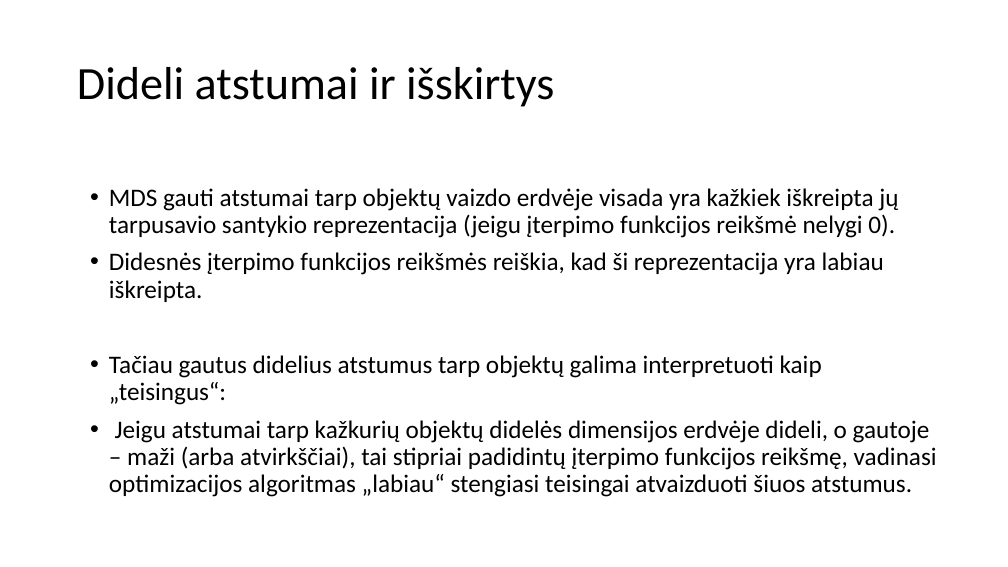
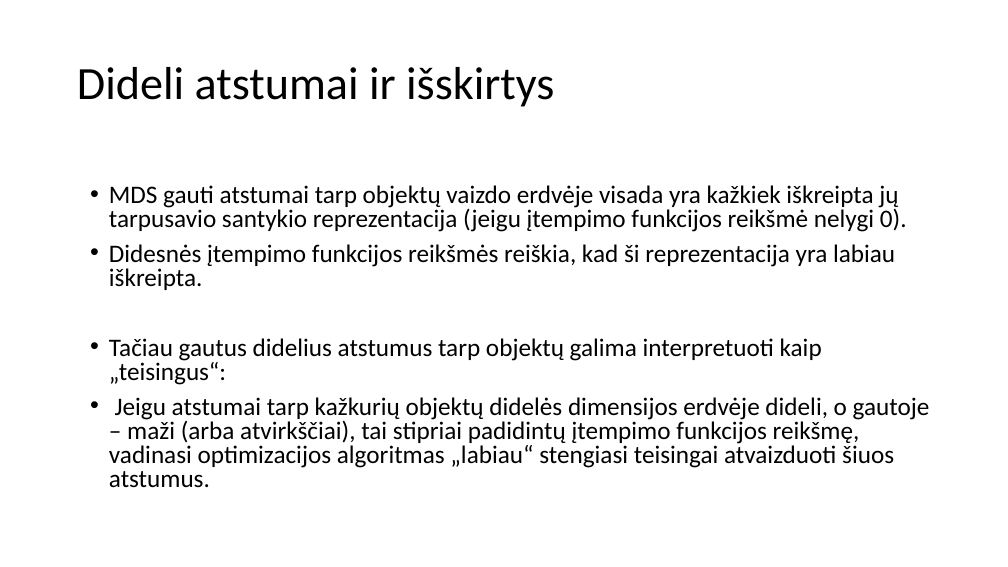
Before and after one commit to dovmar/PDVS, a slide deck: slide 33 of MDS/MDS_pristatymas.pptx. Drawn at 1008x567 pixels with LibreOffice and Linux fonts; fonts in the diff are those of the drawing. Boxes give left, top, right and bottom in pixels: in the first picture for what was removed or moved away, otherwise in the second. Text is boxed around its words. In the diff, an @@ line names an element or a change of style, - is before the commit and + after.

```diff
--- a/MDS/MDS_pristatymas.pptx
+++ b/MDS/MDS_pristatymas.pptx
@@ text at (x1=109, y1=185, x2=907, y2=290): text changed @@
-• MDS gauti atstumai tarp objektų vaizdo erdvėje visada yra kažkiek iškreipta jų tarpusavio santykio reprezentacija (jeigu įterpimo funkcijos reikšmė nelygi 0).
-• Didesnės įterpimo funkcijos reikšmės reiškia, kad ši reprezentacija yra labiau iškreipta.
+• MDS gauti atstumai tarp objektų vaizdo erdvėje visada yra kažkiek iškreipta jų tarpusavio santykio reprezentacija (jeigu įtempimo funkcijos reikšmė nelygi 0).
+• Didesnės įtempimo funkcijos reikšmės reiškia, kad ši reprezentacija yra labiau iškreipta.
@@ text at (x1=109, y1=338, x2=822, y2=385): line spacing 0.9 to 0.8 @@
@@ text at (x1=109, y1=397, x2=930, y2=488): text changed @@
-• Jeigu atstumai tarp kažkurių objektų didelės dimensijos erdvėje dideli, o gautoje – maži (arba atvirkščiai), tai stipriai padidintų įterpimo funkcijos reikšmę, vadinasi optimizacijos algoritmas „labiau“ stengiasi teisingai atvaizduoti šiuos atstumus.
+• Jeigu atstumai tarp kažkurių objektų didelės dimensijos erdvėje dideli, o gautoje – maži (arba atvirkščiai), tai stipriai padidintų įtempimo funkcijos reikšmę, vadinasi optimizacijos algoritmas „labiau“ stengiasi teisingai atvaizduoti šiuos atstumus.
```
Also in this commit, not shown: 7 other slides changed, 2 other files.
